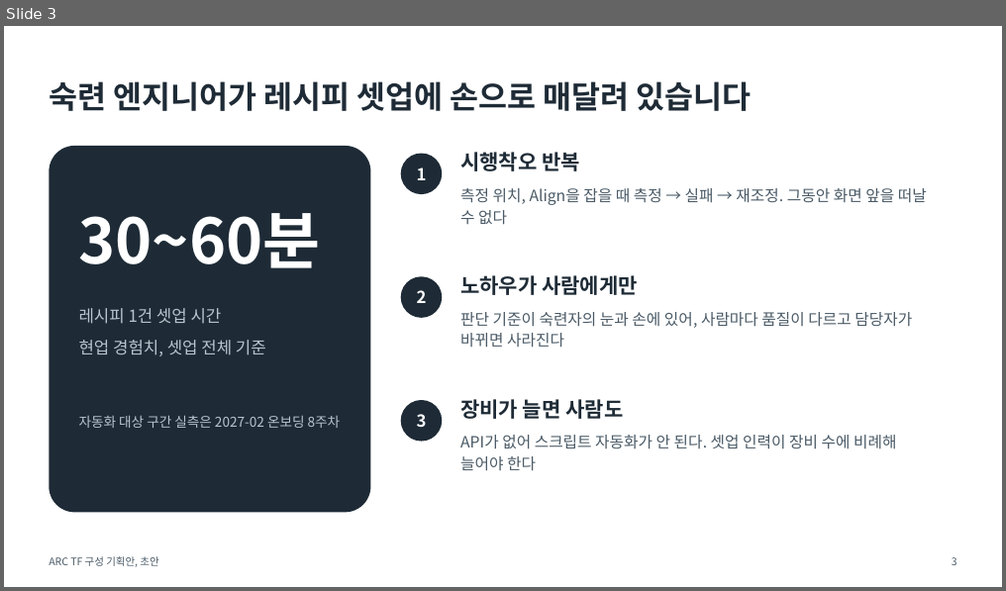
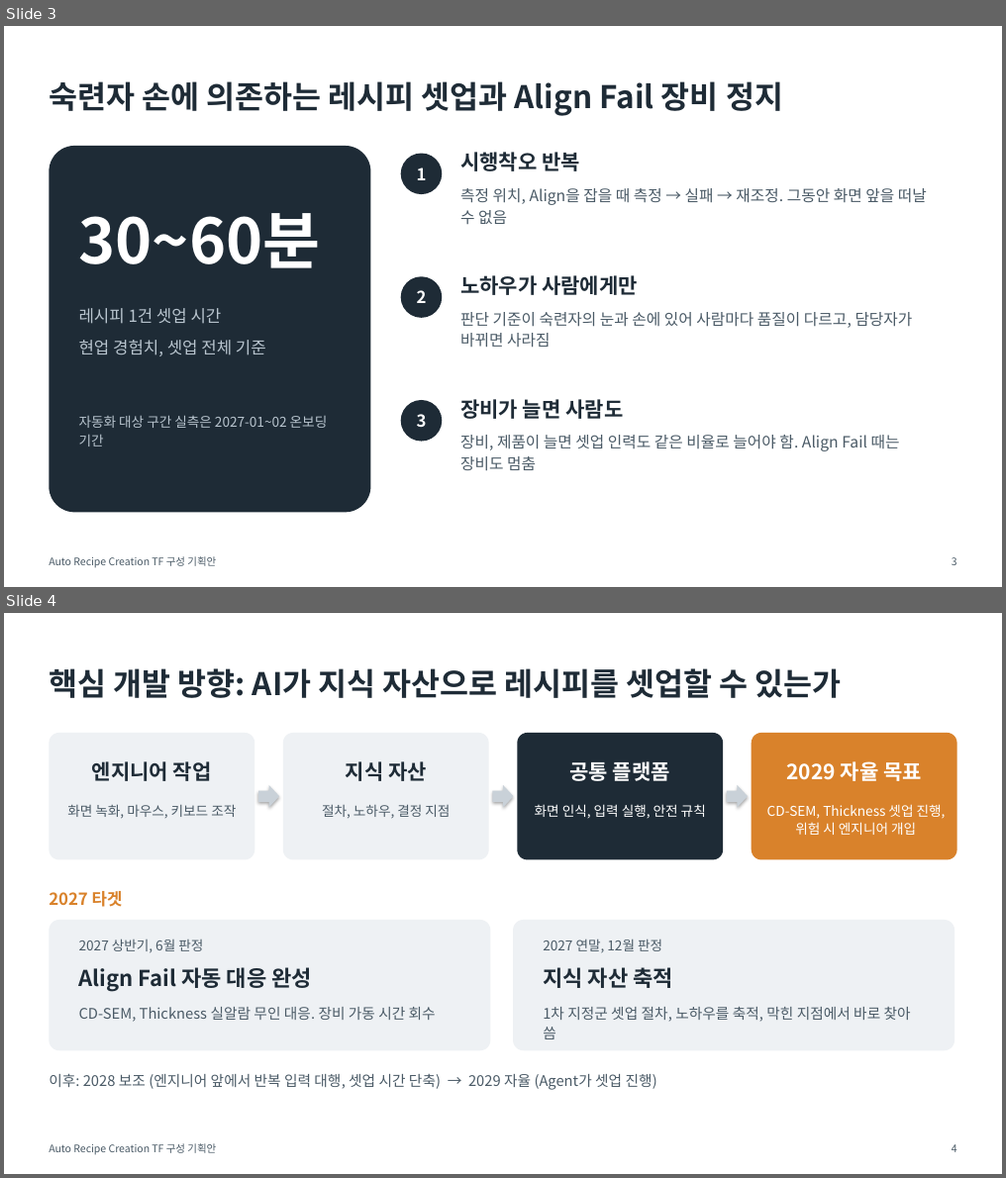
Before and after one commit to DarrenKoi/pm_notes, a slide deck: my-task/arc-tf/deliverables/arc-tf-proposal.pptx. Shown one above the other, each under a label of ours: slide 3 before the commit, slides 3 and 4 after it. The pictures are 1006x591 and 1006x1178 pixels, drawn with LibreOffice and Linux fonts; fonts in the diff are those of the drawing. Boxes give left, top, right and bottom in pixels: in the first picture for what was removed or moved away, otherwise in the second. Text is boxed around its words. In the diff, an @@ line names an element or a change of style, - is before the commit and + after.

```diff
--- a/my-task/arc-tf/deliverables/arc-tf-proposal.pptx
+++ b/my-task/arc-tf/deliverables/arc-tf-proposal.pptx
@@ slide 4 added at (4, 613, 1002, 1174), background #FFFFFF @@
@@ text added at (49, 668, 842, 698), 30 pt, text #1E2B36, bold @@
+핵심 개발 방향: AI가 지식 자산으로 레시피를 셋업할 수 있는가
@@ rounded rectangle added at (49, 733, 254, 861), fill #EEF1F4 @@
@@ rounded rectangle added at (283, 733, 489, 861), fill #EEF1F4 @@
@@ rounded rectangle added at (518, 733, 724, 861), fill #1E2B36 @@
@@ rounded rectangle added at (751, 733, 957, 861), fill #D9822B @@
@@ text added at (92, 761, 212, 781), 20 pt, text #1E2B36, bold @@
+엔지니어 작업
@@ right arrow added at (258, 785, 279, 808), fill #C9D1D8 @@
@@ text added at (346, 761, 427, 781), 20 pt, text #1E2B36, bold @@
+지식 자산
@@ right arrow added at (493, 785, 514, 808), fill #C9D1D8 @@
@@ text added at (569, 761, 670, 781), 20 pt, text #FFFFFF, bold @@
+공통 플랫폼
@@ right arrow added at (727, 785, 748, 808), fill #C9D1D8 @@
@@ text added at (786, 761, 922, 781), 20 pt, text #FFFFFF, bold @@
+2029 자율 목표
@@ text added at (67, 804, 236, 819), 13 pt, text #4A5A66 @@
+화면 녹화, 마우스, 키보드 조작
@@ text added at (322, 804, 450, 819), 13 pt, text #4A5A66 @@
+절차, 노하우, 결정 지점
@@ text added at (535, 804, 706, 819), 13 pt, text #FFFFFF @@
+화면 인식, 입력 실행, 안전 규칙
@@ text added at (767, 804, 945, 835), 13 pt, text #FFFFFF @@
+CD-SEM, Thickness 셋업 진행, 위험 시 엔지니어 개입
@@ text added at (49, 891, 123, 907), 16 pt, text #D9822B, bold @@
+2027 타겟
@@ rounded rectangle added at (49, 920, 491, 1051), fill #EEF1F4 @@
@@ text added at (79, 939, 203, 954), 13 pt, text #4A5A66 @@
+2027 상반기, 6월 판정
@@ rounded rectangle added at (513, 920, 954, 1051), fill #EEF1F4 @@
@@ text added at (543, 939, 662, 954), 13 pt, text #4A5A66 @@
+2027 연말, 12월 판정
@@ text added at (79, 967, 312, 992), 21 pt, text #1E2B36, bold @@
+Align Fail 자동 대응 완성
@@ text added at (543, 967, 673, 988), 21 pt, text #1E2B36, bold @@
+지식 자산 축적
@@ text added at (79, 1007, 436, 1022), 14 pt, text #4A5A66 @@
+CD-SEM, Thickness 실알람 무인 대응. 장비 가동 시간 회수
@@ text added at (543, 1007, 911, 1040), 14 pt, text #4A5A66 @@
+1차 지정군 셋업 절차, 노하우를 축적, 막힌 지점에서 바로 찾아 씀
@@ text added at (49, 1073, 657, 1090), 14 pt, text #4A5A66 @@
+이후: 2028 보조 (엔지니어 앞에서 반복 입력 대행, 셋업 시간 단축) → 2029 자율 (Agent가 셋업 진행)
@@ text added at (49, 1144, 216, 1156), 10 pt, text #4A5A66 @@
+Auto Recipe Creation TF 구성 기획안
@@ text added at (951, 1145, 957, 1153), 10 pt, text #4A5A66 @@
+4
@@ slide 3 changed as well @@
@@ text at (49, 81, 783, 116): text changed @@
-숙련 엔지니어가 레시피 셋업에 손으로 매달려 있습니다
+숙련자 손에 의존하는 레시피 셋업과 Align Fail 장비 정지
@@ text at (460, 188, 927, 224): text changed @@
-측정 위치, Align을 잡을 때 측정 → 실패 → 재조정. 그동안 화면 앞을 떠날 수 없다
+측정 위치, Align을 잡을 때 측정 → 실패 → 재조정. 그동안 화면 앞을 떠날 수 없음
@@ text at (460, 312, 913, 348): text changed @@
-판단 기준이 숙련자의 눈과 손에 있어, 사람마다 품질이 다르고 담당자가 바뀌면 사라진다
+판단 기준이 숙련자의 눈과 손에 있어 사람마다 품질이 다르고, 담당자가 바뀌면 사라짐
@@ text at (79, 415, 328, 447): text changed @@
-자동화 대상 구간 실측은 2027-02 온보딩 8주차
+자동화 대상 구간 실측은 2027-01~02 온보딩 기간
@@ text at (460, 435, 900, 472): text changed @@
-API가 없어 스크립트 자동화가 안 된다. 셋업 인력이 장비 수에 비례해 늘어야 한다
+장비, 제품이 늘면 셋업 인력도 같은 비율로 늘어야 함. Align Fail 때는 장비도 멈춤
@@ text at (49, 557, 216, 569): text changed @@
-ARC TF 구성 기획안, 초안
+Auto Recipe Creation TF 구성 기획안
```
Also in this commit, not shown: 6 other slides changed, 5 other slides added, 4 slides removed, 12 other files.
